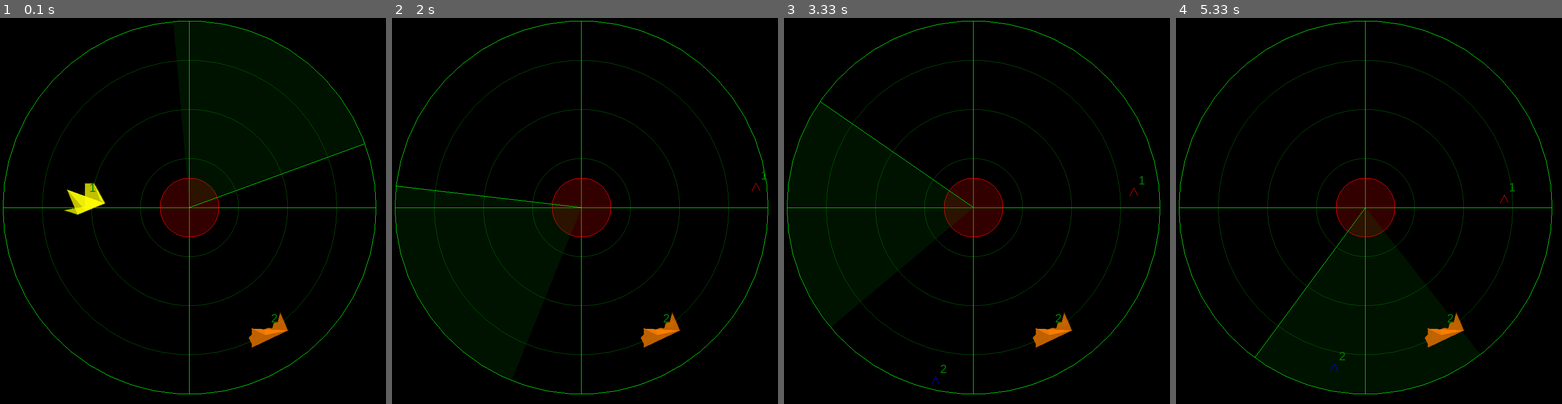
Above: before the commit, frames 1-4 (left to right).
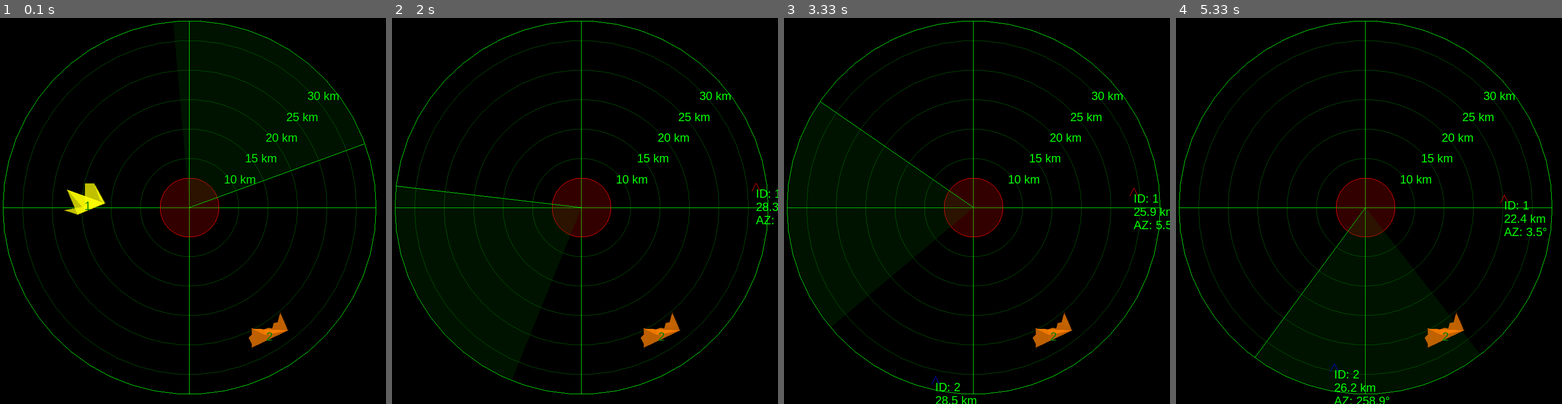
Above: after the commit, the same moments.

Repository: Akakyy/radar
Game: pygame game, started from __main__.py
Two runs of this game, one before a commit and one after it. Both use one fixed random seed, a clock stepped at 60 frames per second and the inputs below.
Inputs:
- Up to frame 1 (0.1 s): no input
- Up to frame 2 (2 s): tap Enter at 0.33 s; hold Up 0.67-1.13 s; hold Down 1.22-1.52 s; hold Up 1.55-1.92 s; tap 1 at 1.7 s; hold Down from 1.95 s (still down)
- Up to frame 3 (3.33 s): release Down at 2.32 s; hold Up 2.35-2.65 s; hold Down 2.68-2.98 s; tap 1 at 2.83 s; hold Up from 3.02 s (still down)
- Up to frame 4 (5.33 s): release Up at 3.38 s; hold Down 3.42-3.78 s; hold Up 3.82-4.12 s; tap 1 at 3.97, 5.03 s; hold Down 4.15-4.45 s; hold Up 4.48-4.85 s; hold Down 4.88-5.25 s; hold Up from 5.28 s (still down)

The runs differ from the first frame. In frame 1, 1.7% of the frame differs, in the area x 5-93%, y 5-93%; in frame 2, 1.8%; in frame 3, 2.0%; in frame 4, 2.2%, in the area x 5-97%, y 5-100%.

Commit message:
Add files via upload
Azimuth is assed for moving objects

Diff:
--- a/Radar.py
+++ b/Radar.py
@@ -6,23 +6,33 @@
 from Noise import RadarNoise
 from PolygonUtils import PolygonManager, Polygon, PolygonType
 from MovingObject import MovingObject
+from Sector import SectorInput
 
 
 class Radar:
     def __init__(self, width=800, height=800):
-
         self.border_radius = 1.9
+        self.distance_circles = [
+            {"radius": 0.5, "distance": 10},
+            {"radius": 0.8, "distance": 15},
+            {"radius": 1.1, "distance": 20},
+            {"radius": 1.4, "distance": 25},
+            {"radius": 1.7, "distance": 30}
+        ]
         self.polygon_manager = PolygonManager()
-        self.min_sides = 6  # Minimum number of sides
-        self.max_sides = 30  # Maximum number of sides
-        self.min_polygons_number = 1  # Minimum number of polygons
-        self.max_polygons_number = 5  # Maximum number of polygons
+        self.min_sides = 6
+        self.max_sides = 30
+        self.min_polygons_number = 1
+        self.max_polygons_number = 5
 
         # Generate random polygons on initialization
         self.generate_random_polygons()
-        self.moving_objects_dict: Dict[int, MovingObject] = {}  # Dictionary to hold objects by ID
+        self.moving_objects_dict: Dict[int, MovingObject] = {}
 
         pygame.init()
+        pygame.font.init()
+        self.font = pygame.font.SysFont('Arial', 16)  # Made font slightly smaller for better clarity
+
         pygame.display.set_mode((width, height), DOUBLEBUF | OPENGL)
         pygame.display.set_caption("Radar Tracking System")
 
@@ -37,7 +47,7 @@
         glEnable(GL_BLEND)
         glBlendFunc(GL_SRC_ALPHA, GL_ONE_MINUS_SRC_ALPHA)
 
-        self.sector_angle_degrees = 60.0  # Default sector angle in degrees where max number of objects are allowed
+        self.sector_angle_degrees = 60.0
         self.angle = 0
         self.radar_speed = 5.0
         self.center_radius = 0.3
@@ -47,9 +57,29 @@
         self.next_target_id = 1
         self.max_objects = 10
         self.max_objects_per_rad = 3
-        self.fade_in_duration = 0.5    # Duration for object to fade in after sweep
-        self.visibility_duration = 2.0  # How long object stays visible after sweep
+        self.fade_in_duration = 0.5
+        self.visibility_duration = 2.0
         self.show_trajectory_ids: Set[int] = set()
+        # Add sector input
+        self.sector_input = SectorInput(width, height)
+        # Create a separate surface for UI
+        self.ui_surface = pygame.Surface((width, height), SRCALPHA)
+
+    def get_distance_from_center(self, x: float, y: float) -> float:
+        """Calculate the distance from center in radar units"""
+        return math.sqrt(x * x + y * y)
+
+    def get_azimuth(self, x: float, y: float) -> float:
+        """Calculate azimuth in degrees"""
+        azimuth = math.degrees(math.atan2(y, x))
+        if azimuth < 0:
+            azimuth += 360
+        return azimuth
+
+    def distance_to_radar_units(self, distance: float) -> float:
+        """Convert real distance (km) to radar units"""
+        # Scale factor: border_radius corresponds to maximum distance (30 km)
+        return (distance * self.border_radius) / 30
 
 
     def generate_random_polygons(self):
@@ -184,60 +214,63 @@
         self.next_target_id += 1
 
     def render_text(self, text, x, y):
-        """Render text vertically with correct orientation"""
+        """Render multiline text with proper spacing"""
         viewport = glGetIntegerv(GL_VIEWPORT)
         screen_x = int((x + 2) * viewport[2]/4)
-        screen_y = int((-y + 2) * viewport[3]/4)  # Flip y-coordinate
-
-        # Render text upright
-        text_surface = self.font.render(text, True, (0, 255, 0))
-        # Flip the surface vertically to fix orientation
-        text_surface = pygame.transform.flip(text_surface, False, True)
-
-        text_data = pygame.image.tostring(text_surface, "RGBA", True)
-        text_width, text_height = text_surface.get_size()
-
-        glPushAttrib(GL_ALL_ATTRIB_BITS)
-        glPushMatrix()
-
-        glMatrixMode(GL_PROJECTION)
-        glPushMatrix()
-        glLoadIdentity()
-        glOrtho(0, viewport[2], viewport[3], 0, -1, 1)
-        glMatrixMode(GL_MODELVIEW)
-        glLoadIdentity()
-
-        glEnable(GL_TEXTURE_2D)
-        texture_id = glGenTextures(1)
-        glBindTexture(GL_TEXTURE_2D, texture_id)
-
-        glTexParameteri(GL_TEXTURE_2D, GL_TEXTURE_MAG_FILTER, GL_LINEAR)
-        glTexParameteri(GL_TEXTURE_2D, GL_TEXTURE_MIN_FILTER, GL_LINEAR)
-        glTexImage2D(GL_TEXTURE_2D, 0, GL_RGBA, text_width, text_height, 0,
-                     GL_RGBA, GL_UNSIGNED_BYTE, text_data)
-
-        # Offset text position
-        screen_x += 10
-        screen_y -= text_height + 10
-
-        glEnable(GL_BLEND)
-        glBlendFunc(GL_SRC_ALPHA, GL_ONE_MINUS_SRC_ALPHA)
-
-        glBegin(GL_QUADS)
-        glTexCoord2f(0, 0); glVertex2f(screen_x, screen_y)
-        glTexCoord2f(1, 0); glVertex2f(screen_x + text_width, screen_y)
-        glTexCoord2f(1, 1); glVertex2f(screen_x + text_width, screen_y + text_height)
-        glTexCoord2f(0, 1); glVertex2f(screen_x, screen_y + text_height)
-        glEnd()
-
-        glDeleteTextures([texture_id])
-
-        glMatrixMode(GL_PROJECTION)
-        glPopMatrix()
-        glMatrixMode(GL_MODELVIEW)
-        glPopMatrix()
-        glPopAttrib()
-
+        screen_y = int((-y + 2) * viewport[3]/4)
+
+        # Split text into lines and render each line separately
+        lines = text.split('\n')
+        line_height = self.font.get_height()
+
+        for i, line in enumerate(lines):
+            # Create surface for each line
+            text_surface = self.font.render(line, True, (0, 255, 0))
+            text_surface = pygame.transform.flip(text_surface, False, True)
+            text_data = pygame.image.tostring(text_surface, "RGBA", True)
+            text_width, text_height = text_surface.get_size()
+
+            # Save current matrices
+            glMatrixMode(GL_MODELVIEW)
+            glPushMatrix()
+            glLoadIdentity()
+
+            glMatrixMode(GL_PROJECTION)
+            glPushMatrix()
+            glLoadIdentity()
+            glOrtho(0, viewport[2], viewport[3], 0, -1, 1)
+
+            glEnable(GL_TEXTURE_2D)
+            texture_id = glGenTextures(1)
+            glBindTexture(GL_TEXTURE_2D, texture_id)
+
+            glTexParameteri(GL_TEXTURE_2D, GL_TEXTURE_MAG_FILTER, GL_LINEAR)
+            glTexParameteri(GL_TEXTURE_2D, GL_TEXTURE_MIN_FILTER, GL_LINEAR)
+            glTexImage2D(GL_TEXTURE_2D, 0, GL_RGBA, text_width, text_height, 0,
+                        GL_RGBA, GL_UNSIGNED_BYTE, text_data)
+
+            # Adjust y position for each line
+            line_y = screen_y + (i * line_height)
+
+            glEnable(GL_BLEND)
+            glBlendFunc(GL_SRC_ALPHA, GL_ONE_MINUS_SRC_ALPHA)
+
+            glBegin(GL_QUADS)
+            glTexCoord2f(0, 0); glVertex2f(screen_x, line_y)
+            glTexCoord2f(1, 0); glVertex2f(screen_x + text_width, line_y)
+            glTexCoord2f(1, 1); glVertex2f(screen_x + text_width, line_y + text_height)
+            glTexCoord2f(0, 1); glVertex2f(screen_x, line_y + text_height)
+            glEnd()
+
+            # Cleanup
+            glDeleteTextures([texture_id])
+            glDisable(GL_TEXTURE_2D)
+
+            # Restore matrices in reverse order
+            glMatrixMode(GL_PROJECTION)
+            glPopMatrix()
+            glMatrixMode(GL_MODELVIEW)
+            glPopMatrix()
     def draw_checkmark(self, x: float, y: float, size: float, status: Literal):
         """Draw a larger blue checkmark at position (x, y) with a specified size."""
         glBegin(GL_LINES)
@@ -331,6 +364,17 @@
                     obj.last_sweep_time = current_time
                     obj.visible = True
 
+
+    def update_moving_object(self, obj):
+        # Update existing methods to track distance and azimuth
+        if obj.active and obj.visible:
+            # Calculate and store distance and azimuth
+            obj.distance = self.radar_units_to_distance(
+                self.get_distance_from_center(obj.pos[0], obj.pos[1])
+            )
+            obj.azimuth = self.get_azimuth(obj.pos[0], obj.pos[1])
+
+
     def draw_sweep_line(self):
         glBegin(GL_LINES)
         glColor4f(0.0, 1.0, 0.0, 1.0)
@@ -355,6 +399,9 @@
 
         glEnd()
 
+    def radar_units_to_distance(self, units: float) -> float:
+        """Convert radar units to real distance (km)"""
+        return (units * 30) / self.border_radius
 
     def draw_central_area(self):
         glColor4f(1.0, 0.0, 0.0, 0.2)
@@ -380,14 +427,14 @@
             glVertex2f(x, y)
         glEnd()
 
+
     def draw(self):
         glClear(GL_COLOR_BUFFER_BIT)
         glLoadIdentity()
 
-        # Draw grid circles
-        glColor4f(0.0, 0.3, 0.0, 1.0)
-        for radius in [0.5, 1.0, 1.5]:
-            self.draw_circle(radius)
+        # Draw distance circles with labels
+        for circle_info in self.distance_circles:
+            self.draw_circle_with_label(circle_info)
 
         # Draw outer border
         glColor4f(0.0, 1.0, 0.0, 1.0)
@@ -458,25 +505,26 @@
             pygame.display.flip()
             pygame.time.wait(20)
 
+
     def draw_moving_objects(self):
         current_time = time.time()
 
-        # Draw trajectories first (so they appear behind objects)
+        # Draw trajectories first
         for obj in self.moving_objects:
             if obj.active and obj.visible:
-                # Only draw trajectory if object's ID is in show_trajectory_ids
+                self.update_moving_object(obj)
+
                 if obj.target_id in self.show_trajectory_ids:
                     obj.show_trajectory = True
                     trajectory_points = obj.get_full_trajectory(current_time)
                     if trajectory_points:
                         glBegin(GL_LINE_STRIP)
-                        # Use object's status color for trajectory
                         if obj.status == 'unknown':
-                            glColor4f(0.0, 0.0, 1.0, 0.5)  # Blue
+                            glColor4f(0.0, 0.0, 1.0, 0.5)
                         elif obj.status == 'enemy':
-                            glColor4f(1.0, 0.0, 0.0, 0.5)  # Red
+                            glColor4f(1.0, 0.0, 0.0, 0.5)
                         else:  # ally
-                            glColor4f(0.0, 1.0, 0.0, 0.5)  # Green
+                            glColor4f(0.0, 1.0, 0.0, 0.5)
 
                         for point in trajectory_points:
                             glVertex2f(point[0], point[1])
@@ -484,15 +532,30 @@
                 else:
                     obj.show_trajectory = False
 
-        # Draw objects (remains the same)
+        # Draw objects
         for obj in self.moving_objects:
             if obj.active and obj.visible:
                 alpha = self.calculate_object_alpha(obj, current_time)
                 if alpha > 0:
                     self.draw_checkmark(obj.pos[0], obj.pos[1], status=obj.status, size=0.2)
-                    glColor3f(0.5, 0.5, 0.5)
-                    self.render_text(str(obj.target_id), obj.pos[0], obj.pos[1])
-
+                    glColor3f(0.0, 1.0, 0.0)  # Bright green for better visibility
+                    # Format text with proper spacing
+                    info_text = f"ID: {obj.target_id}\n{obj.distance:.1f} km\nAZ: {obj.azimuth:.1f}°"
+                    self.render_text(info_text, obj.pos[0], obj.pos[1])
+
+    def draw_circle_with_label(self, circle_info):
+        radius = circle_info["radius"]
+        distance = circle_info["distance"]
+
+        # Draw circle
+        glColor4f(0.0, 0.3, 0.0, 1.0)
+        self.draw_circle(radius)
+
+        # Draw distance label with proper spacing
+        label_x = radius * math.cos(math.radians(45))
+        label_y = radius * math.sin(math.radians(45))
+        glColor3f(0.0, 1.0, 0.0)
+        self.render_text(f"{distance} km", label_x, label_y)
 
     # Update the draw_polygon function to use the polygon's color
     def draw_polygon(self, polygon: Polygon):
@@ -571,6 +634,7 @@
                         (r, g, b)  # Pass polygon's color
                     )
 
+
 # Update the gradient circle function to accept color
 def draw_gradient_circle(x: float, y: float, radius: float, alpha: float, color: Tuple[float, float, float]):
     """Draw a circle with radial gradient using the polygon's color."""
--- /dev/null
+++ b/Sector.py
@@ -0,0 +1,161 @@
+from typing import Optional, List, Tuple
+import math
+import pygame
+from pygame.locals import *
+from OpenGL.GL import *
+from PolygonUtils import Polygon
+
+
+class SectorInput:
+    def __init__(self, screen_width: int, screen_height: int):
+        self.screen_width = screen_width
+        self.screen_height = screen_height
+        self.font = pygame.font.SysFont('Arial', 20)
+
+        # Input fields
+        self.fields = {
+            'distance': {'value': '', 'active': False, 'rect': pygame.Rect(10, screen_height - 90, 100, 30)},
+            'azimuth': {'value': '', 'active': False, 'rect': pygame.Rect(120, screen_height - 90, 100, 30)},
+            'type': {'value': 'signal_rejection', 'active': False, 'rect': pygame.Rect(230, screen_height - 90, 150, 30)}
+        }
+
+        # Create button
+        self.create_button = pygame.Rect(390, screen_height - 90, 100, 30)
+
+        # Dropdown for polygon types
+        self.type_dropdown = False
+        self.polygon_types = [
+            'signal_rejection', 'wind', 'sco_signal', 'mfd',
+            'bkp', 'ppz', 'pbl', 'varu'
+        ]
+        self.dropdown_rects = []
+        for i, _ in enumerate(self.polygon_types):
+            self.dropdown_rects.append(
+                pygame.Rect(230, screen_height - 90 + 30 * (i + 1), 150, 30)
+            )
+
+    def handle_event(self, event) -> Optional[dict]:
+        if event.type == MOUSEBUTTONDOWN:
+            # Check input fields
+            mouse_pos = pygame.mouse.get_pos()
+            for field_name, field in self.fields.items():
+                if field['rect'].collidepoint(mouse_pos):
+                    self.activate_field(field_name)
+                    return None
+
+            # Check type dropdown
+            if self.fields['type']['active']:
+                for i, rect in enumerate(self.dropdown_rects):
+                    if rect.collidepoint(mouse_pos):
+                        self.fields['type']['value'] = self.polygon_types[i]
+                        self.fields['type']['active'] = False
+                        return None
+
+            # Check create button
+            if self.create_button.collidepoint(mouse_pos):
+                try:
+                    distance = float(self.fields['distance']['value'])
+                    azimuth = float(self.fields['azimuth']['value'])
+                    poly_type = self.fields['type']['value']
+
+                    # Return sector data
+                    return {
+                        'distance': distance,
+                        'azimuth': azimuth,
+                        'type': poly_type
+                    }
+                except ValueError:
+                    print("Invalid input values")
+                return None
+
+            # Deactivate all fields if clicked elsewhere
+            self.deactivate_all_fields()
+
+        elif event.type == KEYDOWN:
+            # Handle text input
+            for field in self.fields.values():
+                if field['active']:
+                    if event.key == K_BACKSPACE:
+                        field['value'] = field['value'][:-1]
+                    elif event.key == K_RETURN:
+                        field['active'] = False
+                    else:
+                        if event.unicode.isnumeric() or event.unicode == '.':
+                            field['value'] += event.unicode
+
+        return None
+
+    def activate_field(self, field_name: str):
+        for name, field in self.fields.items():
+            field['active'] = (name == field_name)
+
+    def deactivate_all_fields(self):
+        for field in self.fields.values():
+            field['active'] = False
+
+    def draw(self, surface):
+        # Draw input fields
+        for field_name, field in self.fields.items():
+            color = (200, 200, 200) if field['active'] else (150, 150, 150)
+            pygame.draw.rect(surface, color, field['rect'])
+
+            # Draw field label
+            label = self.font.render(field_name, True, (0, 0, 0))
+            surface.blit(label, (field['rect'].x, field['rect'].y - 20))
+
+            # Draw field value
+            text = self.font.render(str(field['value']), True, (0, 0, 0))
+            surface.blit(text, (field['rect'].x + 5, field['rect'].y + 5))
+
+        # Draw create button
+        pygame.draw.rect(surface, (100, 200, 100), self.create_button)
+        button_text = self.font.render('Create', True, (0, 0, 0))
+        surface.blit(button_text, (self.create_button.x + 20, self.create_button.y + 5))
+
+        # Draw type dropdown if active
+        if self.fields['type']['active']:
+            for i, rect in enumerate(self.dropdown_rects):
+                pygame.draw.rect(surface, (180, 180, 180), rect)
+                type_text = self.font.render(self.polygon_types[i], True, (0, 0, 0))
+                surface.blit(type_text, (rect.x + 5, rect.y + 5))
+
+def create_sector_polygon(distance: float, azimuth: float, sector_width: float = 30.0) -> List[Tuple[float, float]]:
+    """Create vertices for a sector polygon"""
+    # Convert to radians
+    azimuth_rad = math.radians(azimuth)
+    half_width_rad = math.radians(sector_width / 2)
+
+    # Calculate vertices
+    vertices = [(0, 0)]  # Center point
+
+    # Convert distance to radar units (assuming max radar distance is 30km)
+    radar_distance = (distance / 30.0) * 1.9  # 1.9 is the border radius
+
+    # Add arc points
+    arc_points = 10
+    start_angle = azimuth_rad - half_width_rad
+    end_angle = azimuth_rad + half_width_rad
+
+    for i in range(arc_points + 1):
+        angle = start_angle + (end_angle - start_angle) * i / arc_points
+        x = radar_distance * math.cos(angle)
+        y = radar_distance * math.sin(angle)
+        vertices.append((x, y))
+
+    return vertices
+
+def modify_polygon_with_sector(polygon: Polygon, sector_vertices: List[Tuple[float, float]]) -> Optional[Polygon]:
+    """Modify existing polygon by removing sector area"""
+    # Implementation of polygon clipping algorithm would go here
+    # This is a complex geometric operation that requires a proper polygon clipping library
+    # For now, we'll just return a modified version of the polygon
+    # You might want to use libraries like Shapely for proper polygon operations
+
+    # Placeholder implementation - returns None if modification fails
+    try:
+        # Here you would implement actual polygon clipping
+        # For now, we'll just return the original polygon
+        return polygon
+    except Exception as e:
+        print(f"Error modifying polygon: {e}")
+        return None
